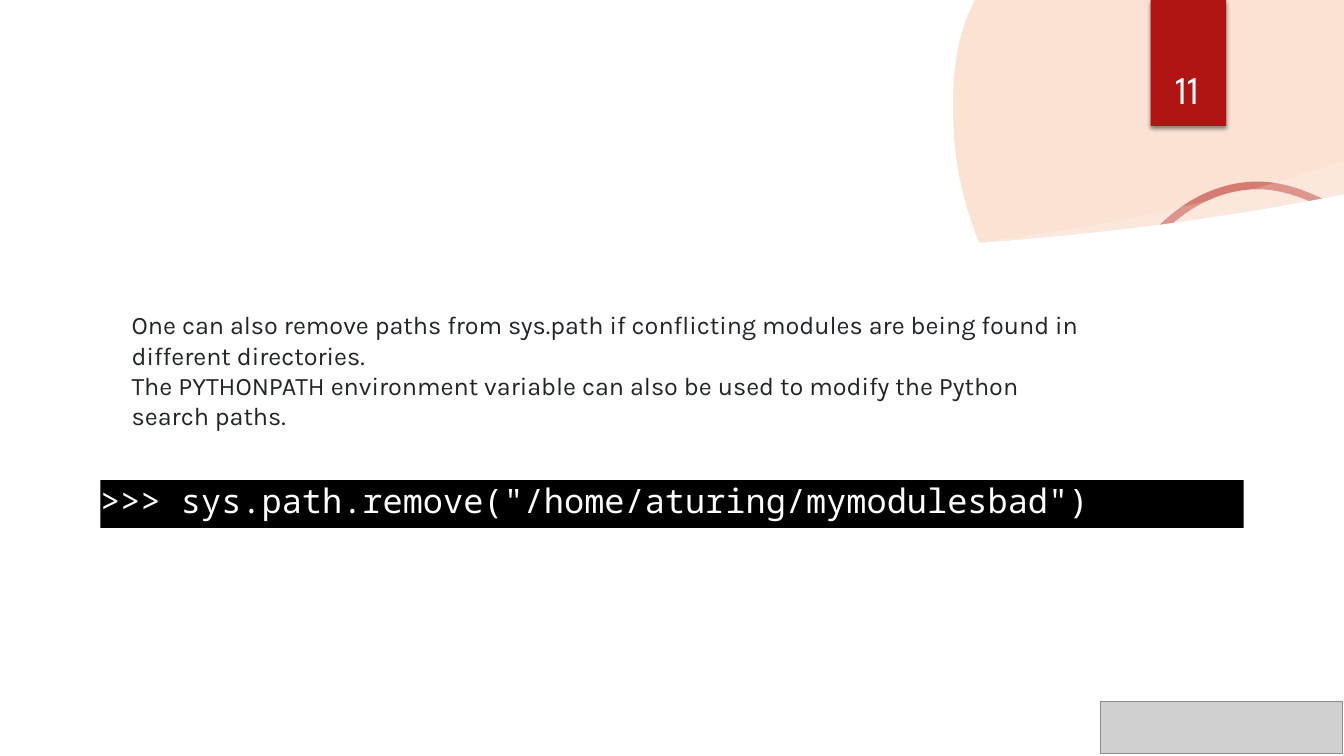
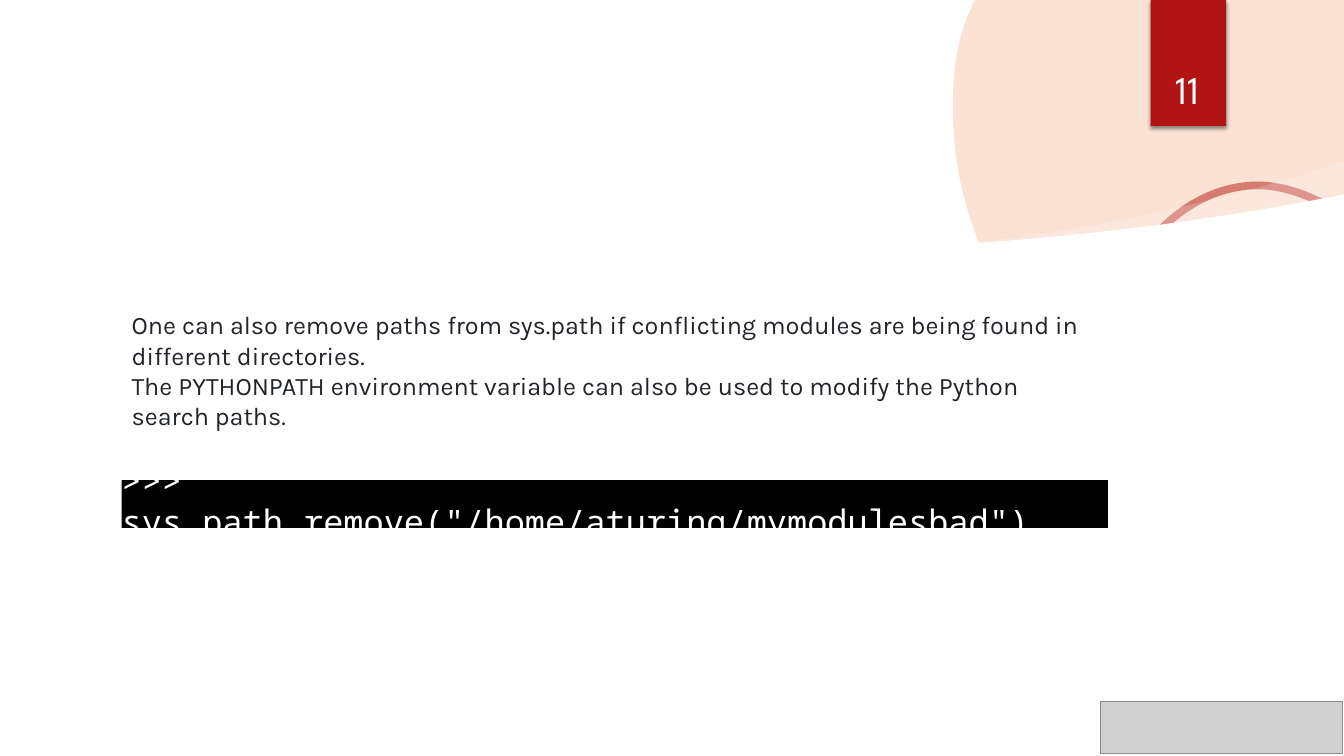
Before and after one commit to RSE-Cambridge/Intro-to-Dawn, a slide deck: slide 11 of Part3-PythonEnvironments/Slides/PyEnvs_onDAWN.pptx. Drawn at 1344x756 pixels with LibreOffice and Linux fonts; fonts in the diff are those of the drawing; grey boxes stand for pictures; background and template pictures are left out. Boxes give left, top, right and bottom in pixels: in the first picture for what was removed or moved away, otherwise in the second. Text is boxed around its words. In the diff, an @@ line names an element or a change of style, - is before the commit and + after.

```diff
--- a/Part3-PythonEnvironments/Slides/PyEnvs_onDAWN.pptx
+++ b/Part3-PythonEnvironments/Slides/PyEnvs_onDAWN.pptx
@@ rectangle ">>> sys.path.remove("/home/aturing/mymodulesbad")": place and size @@
-rectangle ">>> sys.path.remove("/home/aturing/mymodulesbad")" at bbox=[100, 480, 1243, 527]
+rectangle ">>> sys.path.remove("/home/aturing/mymodulesbad")" at bbox=[122, 480, 1108, 527]
```
Also in this commit, not shown: 5 other slides changed, 2 slides removed, 5 other files.
